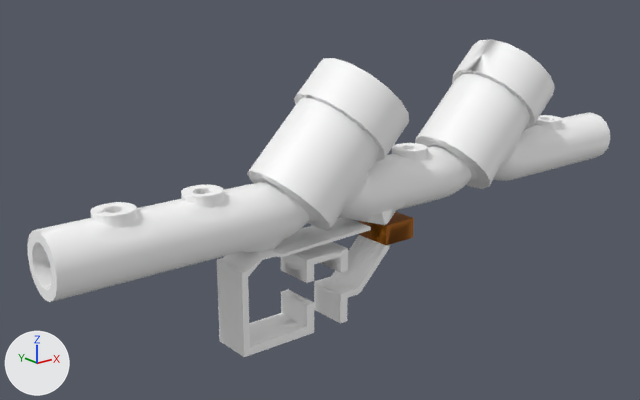
An edit to the FBX model Assets/BackflowAssembly/RPZ/AssemblyComponents/TransparentAssembly/Mesh/RPZTransparent.fbx, drawn before and after from the same camera.
Rendered twice from a camera (50 mm lens) standing at (-0.14, -0.384, 0.153) and looking at (0.183, 0.02, -0.008). The lights are fixed; the arrows at lower left show +X, +Y and +Z. Vertices at the same position are counted once.

Script lines for the objects in view, before the commit:
```python
me_cylinder_006 = bpy.data.meshes.new('Cylinder.006')
me_cylinder_006.from_pydata(...)  # 3437 vertices, 3459 faces; spans x -0.038..0.39, y -0.031..0.031, z -0.096..0.061
# faces by material slot: [51, 3408]
me_cylinder_006.materials.append(mat_opaque_002)  # brown #a3600e
me_cylinder_006.materials.append(mat_transparent_002)  # white #ffffff
ob_reliefvalve_002 = bpy.data.objects.new('ReliefValve.002', me_cylinder_006)
ob_reliefvalve_002.location = (0.0381, 0.0, 0.0201)
```
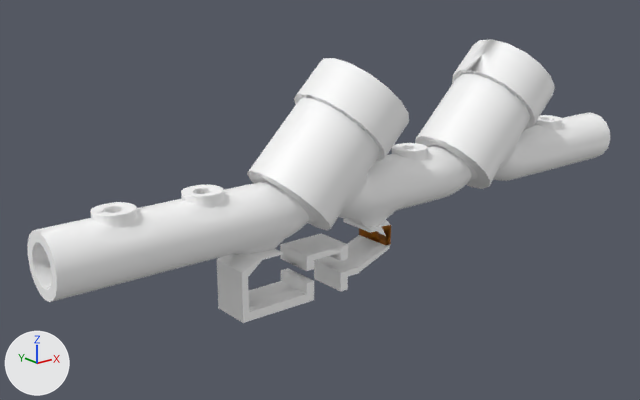
Boxes (x1, y1, x2, y2) around the edits, measured in the pictures (640 x 400 px; the box of a moved part takes in the faces that stretch with it):
'ReliefValve.002', reshaped (11% shorter): before (27, 39, 610, 357); after (27, 39, 610, 323)
part 1 of me_cylinder_006, added: after (280, 233, 348, 271)
part 2 of me_cylinder_006, moved or reshaped: before (217, 207, 414, 357); after (217, 164, 402, 323)

The change, as a list of edits to the scene's bpy script:
```text
Change me_cylinder_006:
    used by ob_reliefvalve_002; location = (0.0381, 0.0, 0.0201)
    remove me_cylinder_006.from_pydata(...)  # 3437 vertices, 3459 faces; spans x -0.038..0.39, y -0.031..0.031, z -0.096..0.061
    add me_cylinder_006.from_pydata(...)  # 3483 vertices, 3530 faces; spans x -0.038..0.39, y -0.031..0.031, z -0.075..0.061
    me_cylinder_006 part 1: the loose piece of 36 vertices spanning x 0.109..0.14, y -0.013..0.013, z -0.063..-0.049 is copied, and the copy is scaled about its middle by (1, 1, 0.629), then moved by (0.0, 0.0, 0.004); it spans x 0.109..0.14, y -0.013..0.013, z -0.056..-0.047
    me_cylinder_006 part 2: 58 vertices moved from x 0.065..0.193, y -0.013..0.013, z -0.09..-0.031 to x 0.063..0.174, y -0.013..0.013, z -0.07..-0.031; 123 vertices removed from x 0.065..0.193, y -0.016..0.016, z -0.096..-0.036; 133 vertices added at x 0.065..0.177, y -0.017..0.017, z -0.075..-0.003
```
